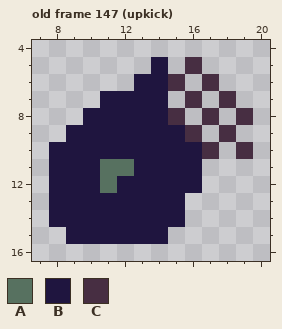
Edited in one commit: pixel-art file (game/assets/gamer.aseprite). That is the earlier state.
24x24 pixels, 156 frames. Shown: old frame 147 (upkick): x 7..20, y 4..16. The commit also changed other frames, which this record leaves out.
Visible layers, top first: "Layer 3", "chud".
Palette (. is transparent): A #577160  B #1f153f  C #472e42
Pixels before, old frame 147 (upkick), first column x 8:
 5 ......B.C...
 6 .....BBC.C..
 7 ...BBBB.C.C.
 8 ..BBBBBC.C.C
 9 .BBBBBBBC.C.
10 BBBBBBBBBC.C
11 BBBAABBBB...
12 BBBABBBBB...
13 BBBBBBBB....
14 BBBBBBBB....
15 .BBBBBB.....
After:
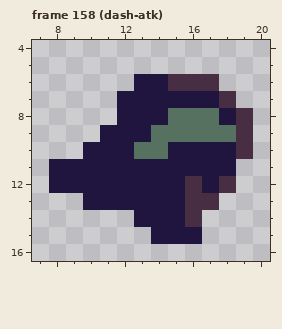
A new or re-ordered frame is compared with the old frame closest to it.
The author wrote: dash-atk animation
Change:
frames 156 -> 167
Frame 158 (dash-atk) is new; against old frame 147 (upkick), layer "chud":
y 5: x 14 B -> .; x 16 C -> .
y 6: x 16 . -> C
y 7: x 11 B -> .; x 15..17 .C. -> BBB
y 8: x 10..11 BB -> ..; x 15..18 C.C. -> AAAB
y 9: x 9..10 BB -> ..; x 14..19 BBC.C. -> AAAAAC
y 10: x 8..9 BB -> ..; x 13..14 BB -> AA; x 17..18 C. -> BB
y 11: x 11..12 AA -> BB; x 17..18 .. -> BB
y 12: x 11 A -> B; x 16..18 B.. -> CBC
y 13: x 8..9 BB -> ..; x 16..17 .. -> CC
y 14: x 8..12 BBBBB -> .....; x 16 . -> C
y 15: x 9..13 BBBBB -> .....; x 15..16 .. -> BB
Pixel boxes of the changes (left, top, right, bottom) in both pictures:
changed: (49, 57, 253, 244)
